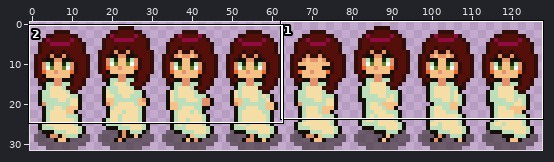
Sprite sheet -- Assets/Art/Sprites/People/Kay/player_nightgown_down_left.png. Above, an overview of the earlier version with the close-up marked.
Close-up. As it was:
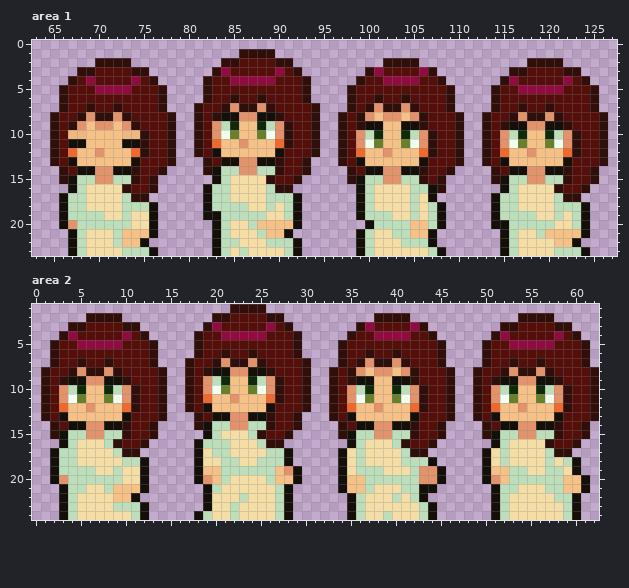
The file is 128x32 pixels. Colours within 5 levels of each other are drawn and written as one. Shown: area 1: x 63..127, y 0..23; area 2: x 0..62, y 1..24.
The result:
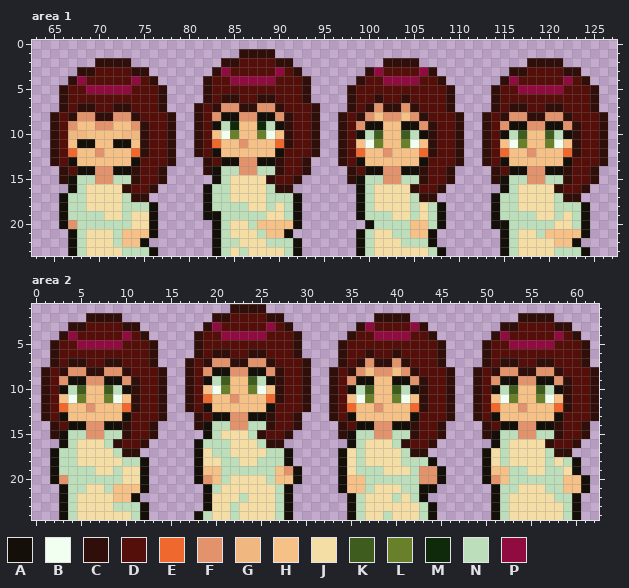
Palette (. is transparent): A #150f0a  B #f1fff0  C #300f0a  D #550f0a  E #ef692f  F #e3936b  G #f1b781  H #f5c187  J #f5dda6  K #3d5c1e  L #69802a  M #0f290b  N #bddeba  P #8f0b40
Changes in this commit:
Area 1:
Colour F gives way to colour A in row 9 at x 83 and 90; in row 10 at x 99, 106, 115 and 122.
Colour H gives way to colour A in row 11 at x 69 and 72.
The edit adds colour C in row 15 at x 77 and 109.
Colour A gives way to colour C in row 17 at x 107.
Colour D gives way to colour C in row 6 at x 84 and 89; in row 7 at x 68, 73, 83, 90, 116 and 121; in row 8 at x 67, 74, 91, 115 and 122; in row 9 at x 75, 107 and 123.
Colour J gives way to colour C in row 17 at x 106.
Colour N gives way to colour C in row 16 at x 105.
Colour A gives way to colour D in row 16 at x 107.
Colour C gives way to colour D in row 15 at x 76 and 108.
Colour N gives way to colour D in row 16 at x 106.
Colour P gives way to colour D in row 4 at x 69.
Colour C gives way to colour F in row 7 at x 84 and 89; in row 8 at x 68, 73, 83, 90, 116 and 121; in row 9 at x 67, 74, 99, 106, 115 and 122.
Colour A gives way to colour H in row 11 at x 67 and 74.
Colour F gives way to colour H in row 9 at x 68 and 73; in row 10 at x 83 and 90; in row 11 at x 99, 106, 115 and 122.
Colour M gives way to colour K in row 10 at x 101, 104, 117 and 120.
Colour D gives way to colour P in row 4 at x 68; in row 5 at x 69.
Area 2:
Colour F gives way to colour A in row 9 at x 19 and 26; in row 10 at x 3, 10, 35, 42, 51 and 58.
Colour D gives way to colour C in row 6 at x 20 and 25; in row 7 at x 4, 9, 19, 26, 52 and 57; in row 8 at x 3, 10, 27, 51 and 58; in row 9 at x 11, 43 and 59.
Colour C gives way to colour F in row 7 at x 20 and 25; in row 8 at x 4, 9, 19, 26, 52 and 57; in row 9 at x 3, 10, 35, 42, 51 and 58.
Colour F gives way to colour H in row 10 at x 19 and 26; in row 11 at x 3, 10, 35, 42, 51 and 58.
Colour M gives way to colour K in row 9 at x 21 and 24; in row 10 at x 5, 8, 37, 40, 53 and 56.
